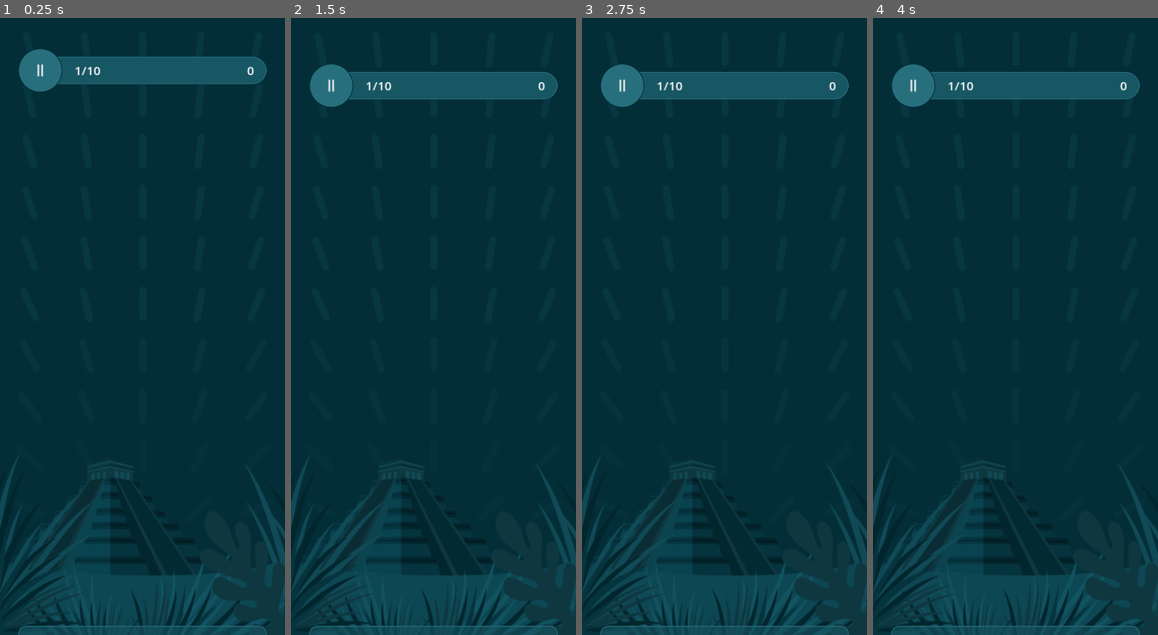
Above: before the commit, frames 1-4 (left to right).
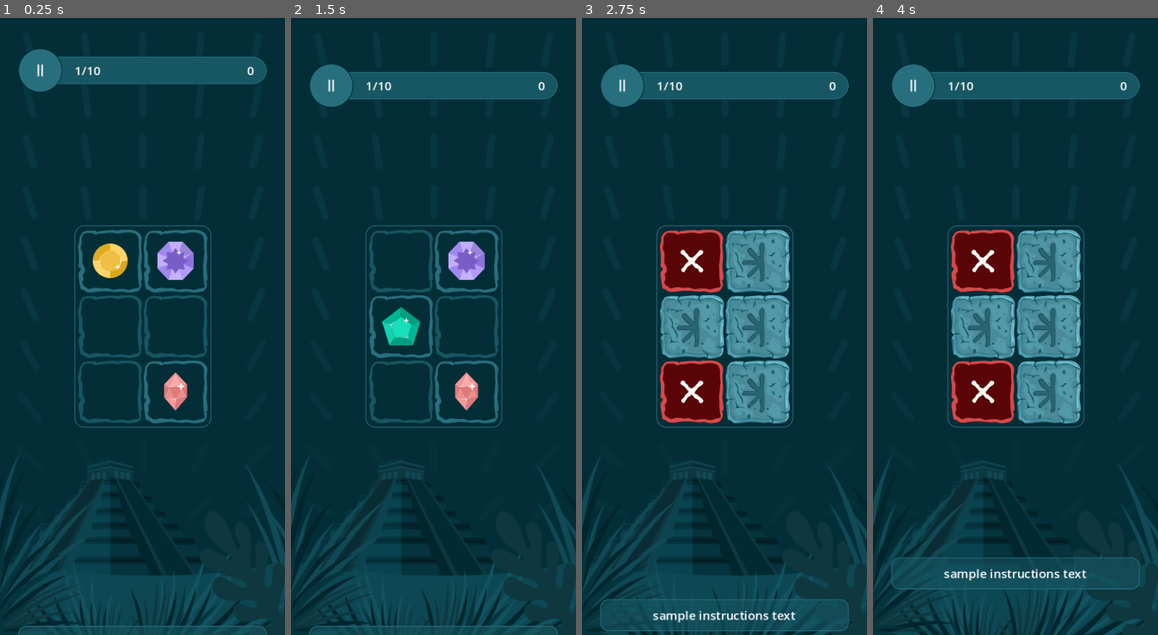
Above: after the commit, the same moments.

Repository: SugarF0x/hidden-gems-gd
Game: Godot game, scene res://hidden_gems_scene.tscn
Two runs of this game, one before a commit and one after it. Both use one fixed random seed, a clock stepped at 60 frames per second and the inputs below.
Inputs (mouse positions are in pixels of both pictures, inside the frame that each line leads up to):
- Up to frame 1 (0.25 s): no input
- Up to frame 2 (1.5 s): click (413, 289) at 0.52 s; click (402, 258) at 1.27 s
- Up to frame 3 (2.75 s): click (693, 258) at 2.02 s
- Up to frame 4 (4 s): tap Enter at 3.5 s

The runs differ from the first frame. In frame 1, 4.5% of the frame differs, in the area x 26-75%, y 33-67%; in frame 2, 4.6%; in frame 3, 15%; in frame 4, 16%, in the area x 6-94%, y 33-100%.
Error before the commit: Invalid call. Nonexistent function 'reveal_gems' in base 'Control (GemGrid)'. (res://game_scene.gd:44)

Commit message:
call updated instant fade instead

Diff:
--- a/game_scene.gd
+++ b/game_scene.gd
@@ -18,7 +18,7 @@
 	setup()
 
 func set_starting_node_properties():
-	grid.modulate.a = 0
+	grid.instnant_fade()
 	instructions.position = instructions_out_of_bounds_position
 	hud.position = hud_out_of_bounds_position
 
@@ -41,10 +41,10 @@
 	randomize_gem_indexes()
 	grid.disable_gems()
 	grid.fade(false)
-	grid.reveal_gems()
+	grid.reveal_type = GemGrid.RevealType.ALL
 	await get_tree().create_timer(2.0).timeout
 	await grid.play_gems_press(true)
-	grid.hide_gems()
+	grid.reveal_type = GemGrid.RevealType.SELECTED
 	await grid.play_gems_press(false)
 	await instructions_in(true)
 	grid.enable_gems()
--- a/game_scene.tscn
+++ b/game_scene.tscn
@@ -42,7 +42,7 @@
 pivot_offset = Vector2(163.5, 159)
 size_flags_horizontal = 4
 size_flags_vertical = 4
-correct_gem_indexes = Array[int]([1, 3, 0])
+correct_gem_indexes = Array[int]([0, 5, 1])
 
 [node name="Instructions" parent="MarginContainer/Container" instance=ExtResource("2_fu5pw")]
 unique_name_in_owner = true
